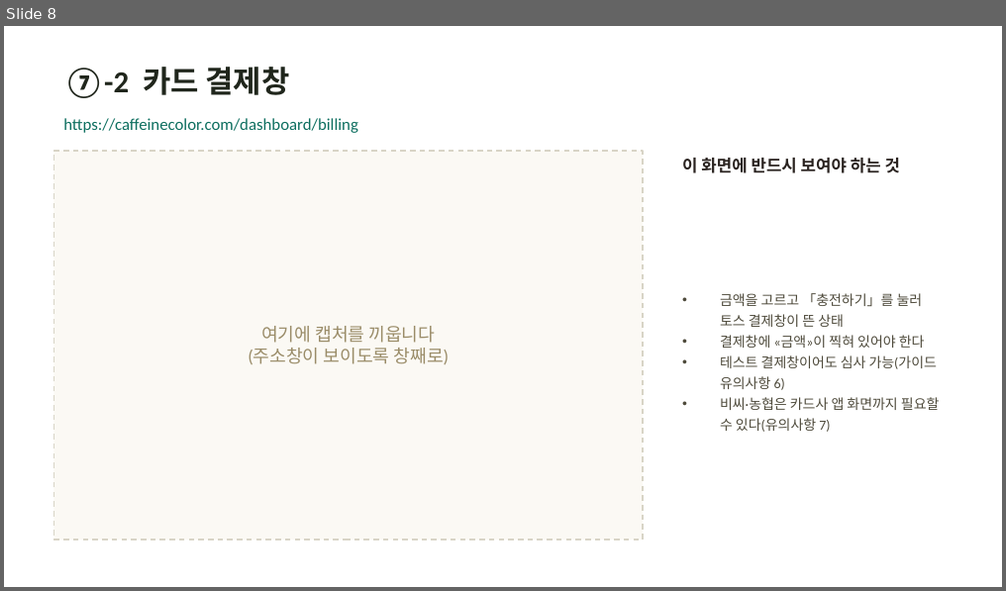
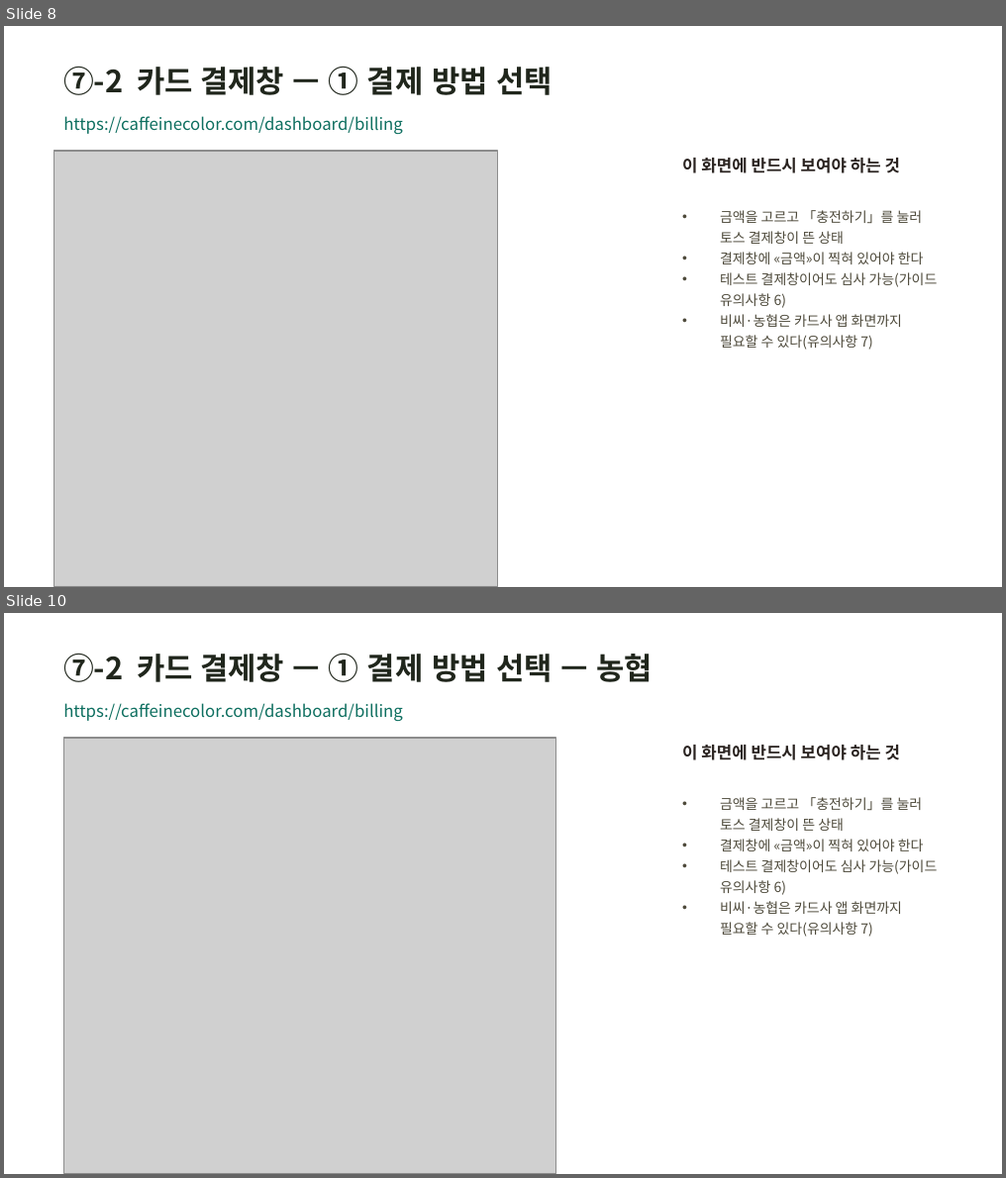
Before and after one commit to hyunplanb-cyber/ia-generation-platform, a slide deck: 가격정책/결제경로_카페인컬러.pptx. Shown one above the other, each under a label of ours: slide 8 before the commit, slides 8 and 10 after it; the slides between them are not shown. The pictures are 1006x591 and 1006x1178 pixels, drawn with LibreOffice and Linux fonts; fonts in the diff are those of the drawing; grey boxes stand for pictures. Boxes give left, top, right and bottom in pixels: in the first picture for what was removed or moved away, otherwise in the second. Text is boxed around its words. In the diff, an @@ line names an element or a change of style, - is before the commit and + after.

```diff
--- a/가격정책/결제경로_카페인컬러.pptx
+++ b/가격정책/결제경로_카페인컬러.pptx
@@ slide 10 added at box(4, 613, 1002, 1174), background #FFFFFF @@
@@ text added at box(63, 653, 653, 682), 22 pt, text #20261C, bold @@
+⑦-2 카드 결제창 — ① 결제 방법 선택 — 농협
@@ text added at box(63, 703, 403, 721), 12 pt, text #0E6F60 @@
+https://caffeinecolor.com/dashboard/billing
@@ picture added at box(63, 738, 555, 1174) @@
@@ text added at box(682, 745, 900, 761), 12 pt, text #2A2320, bold @@
+이 화면에 반드시 보여야 하는 것
@@ text added at box(720, 797, 938, 937), 10 pt, text #4E4A3B @@
+• 금액을 고르고 「충전하기」를 눌러 토스 결제창이 뜬 상태
+• 결제창에 «금액»이 찍혀 있어야 한다
+• 테스트 결제창이어도 심사 가능(가이드 유의사항 6)
+• 비씨·농협은 카드사 앱 화면까지 필요할 수 있다(유의사항 7)
@@ slide 8 changed as well @@
@@ text at box(63, 66, 552, 95): text changed; font Calibri to Noto Sans CJK KR @@
-⑦-2 카드 결제창
+⑦-2 카드 결제창 — ① 결제 방법 선택
@@ text "https://caffeinecolor.com/dashboard/billing" at box(63, 116, 403, 134): font Calibri to Noto Sans CJK KR @@
@@ rectangle removed at box(54, 151, 643, 540) @@
@@ picture added at box(54, 151, 498, 587) @@
@@ text "금액을 고르고 「충전하기」를 눌러 토스 ..." at box(720, 210, 938, 350): font Calibri to Noto Sans CJK KR @@
@@ text removed at box(248, 326, 450, 365) @@
-여기에 캡처를 끼웁니다
-(주소창이 보이도록 창째로)
```
Also in this commit, not shown: 11 other slides changed, 2 other slides added, 55 other files.
